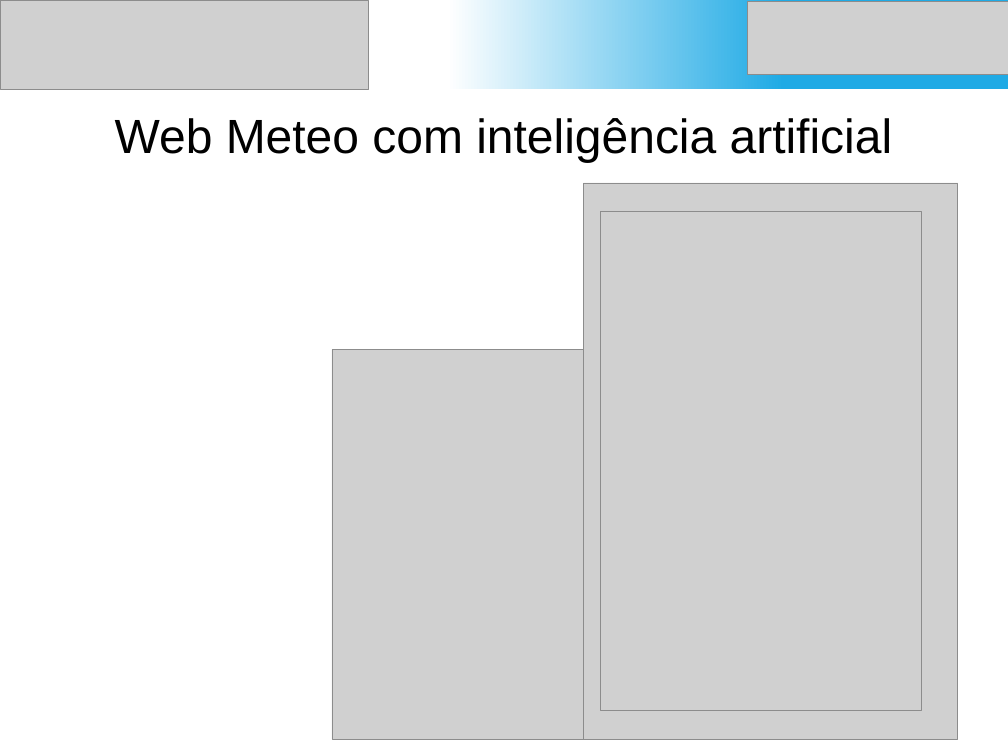
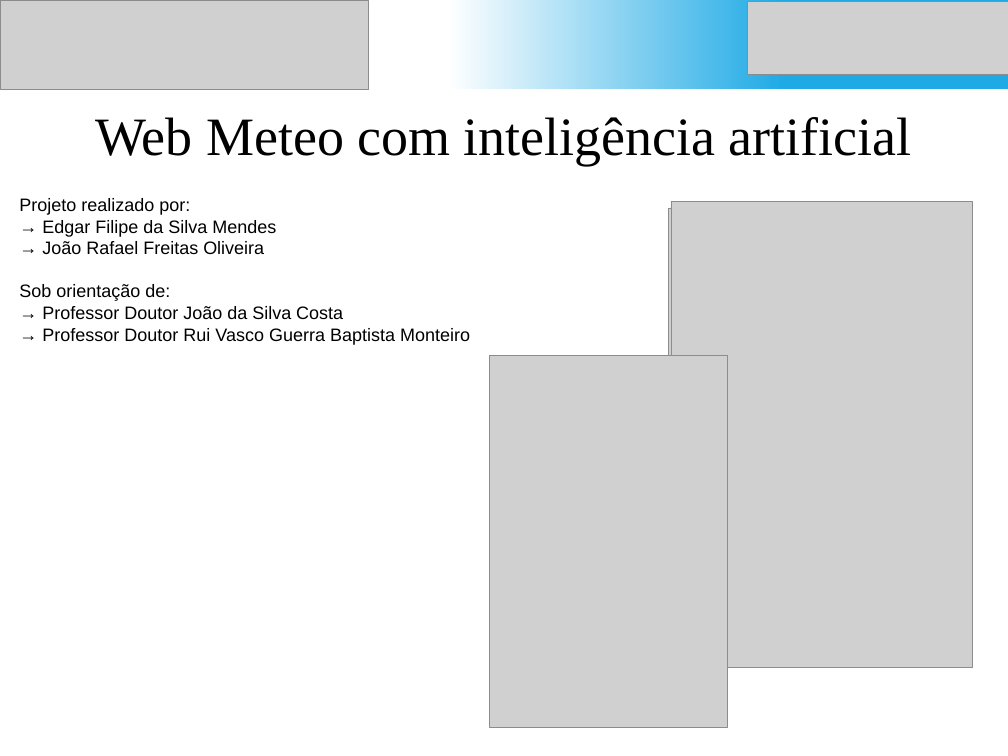
Before and after one commit to JoaoOliveira0504/WebMeteoPI, a slide deck: slide 1 of poster.pptx. Drawn at 1008x756 pixels with LibreOffice and Linux fonts; fonts in the diff are those of the drawing; grey boxes stand for pictures; background and template pictures are left out. Boxes give left, top, right and bottom in pixels: in the first picture for what was removed or moved away, otherwise in the second. Text is boxed around its words. In the diff, an @@ line names an element or a change of style, - is before the commit and + after.

Commit message:
poster + review professores

```diff
--- a/poster.pptx
+++ b/poster.pptx
@@ title "Web Meteo com inteligência artificial" at bbox=[95, 117, 912, 166]: size 48 to 54 pt, font Arial to Times New Roman @@
@@ text added at bbox=[19, 198, 470, 345], 18 pt, text #000000 @@
+Projeto realizado por:
+→ Edgar Filipe da Silva Mendes
+→ João Rafael Freitas Oliveira
+Sob orientação de:
+→ Professor Doutor João da Silva Costa
+→ Professor Doutor Rui Vasco Guerra Baptista Monteiro
@@ picture: place and size @@
-picture at bbox=[600, 212, 922, 711]
+picture at bbox=[668, 208, 966, 649]
@@ picture: place and size @@
-picture at bbox=[583, 183, 958, 739]
+picture at bbox=[671, 202, 972, 667]
@@ picture removed at bbox=[332, 350, 583, 739] @@
@@ picture added at bbox=[490, 356, 728, 728] @@
```
Also in this commit, not shown: 1 other file.
